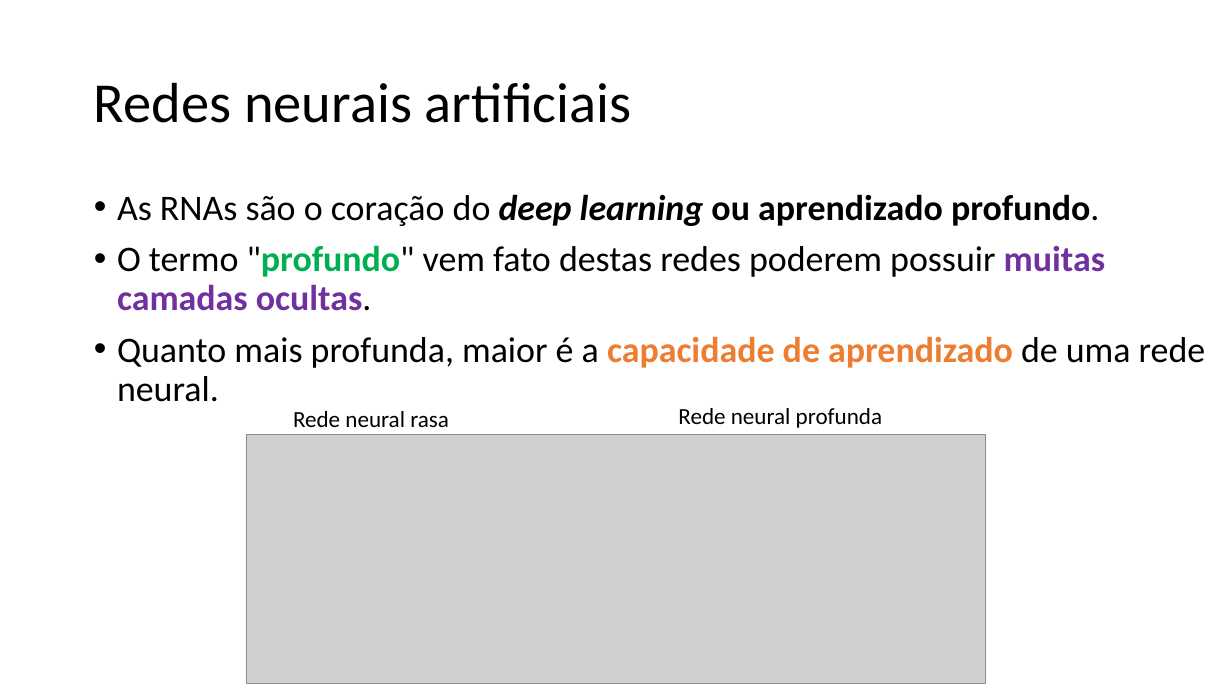
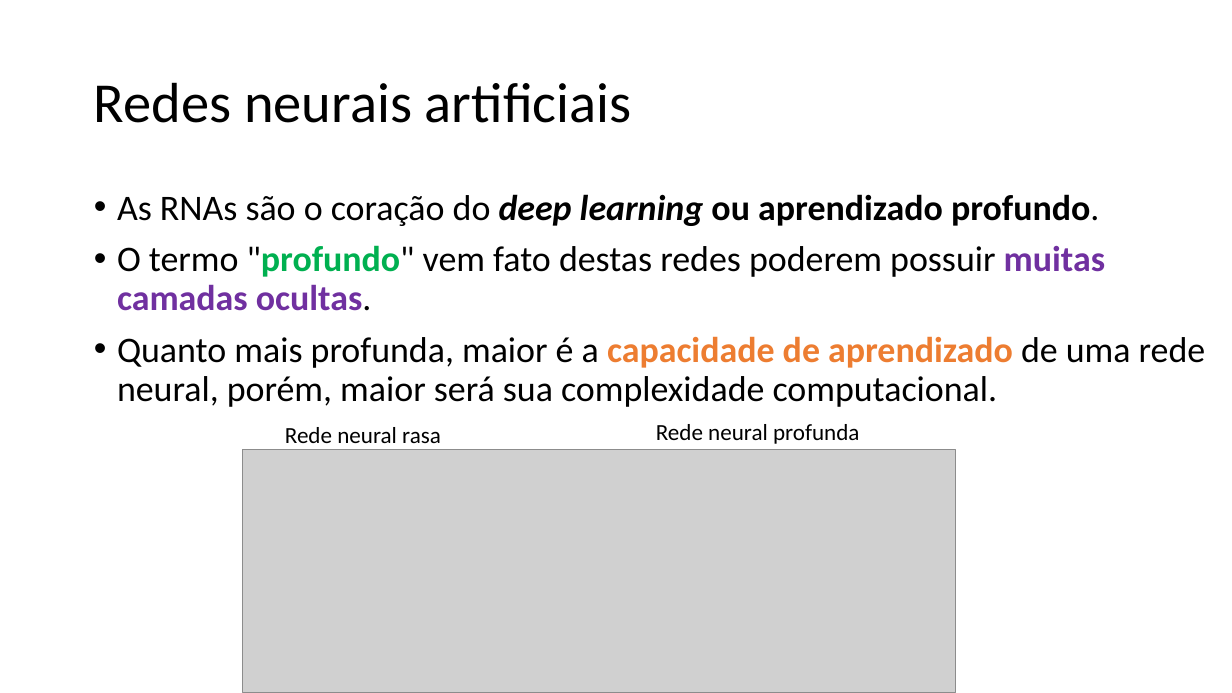
Before and after one commit to zz4fap/c24_inteligencia_artificial, a slide deck: slide 27 of slides/C24_MLP.pptx. Drawn at 1232x693 pixels with LibreOffice and Linux fonts; fonts in the diff are those of the drawing; grey boxes stand for pictures. Boxes give left, top, right and bottom in pixels: in the first picture for what was removed or moved away, otherwise in the second. Text is boxed around its words. In the diff, an @@ line names an element or a change of style, - is before the commit and + after.

```diff
--- a/slides/C24_MLP.pptx
+++ b/slides/C24_MLP.pptx
@@ text at <box>117,336,1206,407</box>: text changed @@
-• Quanto mais profunda, maior é a capacidade de aprendizado de uma rede neural.
+• Quanto mais profunda, maior é a capacidade de aprendizado de uma rede neural, porém, maior será sua complexidade computacional.
@@ text "Rede neural rasa": place and size @@
-text "Rede neural rasa" at <box>293,411,449,427</box>
+text "Rede neural rasa" at <box>285,427,441,443</box>
@@ text "Rede neural profunda": place and size @@
-text "Rede neural profunda" at <box>678,408,882,428</box>
+text "Rede neural profunda" at <box>656,424,859,444</box>
@@ picture: place and size @@
-picture at <box>247,434,985,684</box>
+picture at <box>243,449,956,693</box>
```
Also in this commit, not shown: 5 other slides changed.
